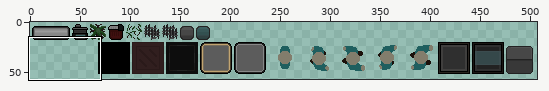
File history of a sprite sheet, res/gfx/graphics.png. The picture above shows the old version from afar; the outline marks the close-up.
Close-up. The starting point:
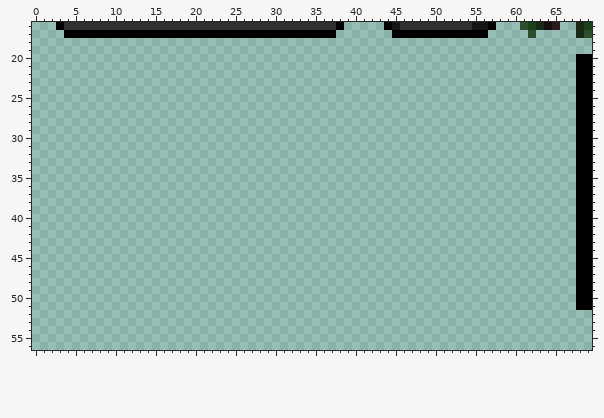
The file is 512x64 pixels. Colours within 5 levels of each other are drawn and written as one. Shown: x 0..69, y 16..56. The old version is drawn lined up with the new one. The wide view leaves out empty margins.
The same view after the edit:
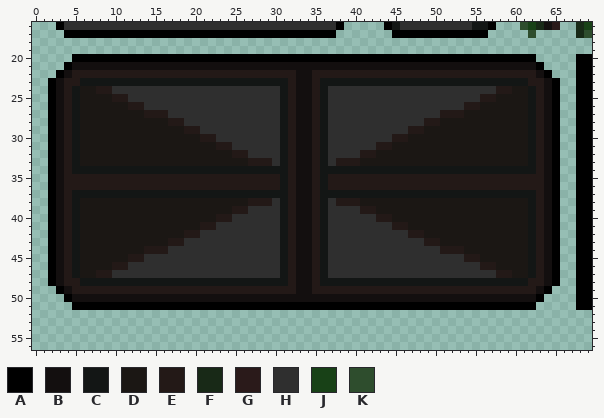
Palette (. is transparent): A #000000  B #130f0f  C #131615  D #1b1714  E #231917  F #182917  G #2a1a1a  H #2f2f2f  J #184117  K #2e4d2d
Changes in this commit:
drawings rearranged on the sheet (the old picture shows each at its new place)
Changed rows in their new state; - is an unchanged pixel.
first column x 2:
20 ---AAAAAAAAAAAAAAAAAAAAAAAAAAAAAAAAAAAAAAAAAAAAAAAAAAAAAAAAAA---
21 --ABBBBBBBBBBBBBBBBBBBBBBBBBBBBBBBBBBBBBBBBBBBBBBBBBBBBBBBBBBA--
22 -ABEEEEEEEEEEEEEEEEEEEEEEEEEEEEBBEEEEEEEEEEEEEEEEEEEEEEEEEEEEBA-
23 ABEECCCCCCCCCCCCCCCCCCCCCCCCCCEBBECCCCCCCCCCCCCCCCCCCCCCCCCCEEBA
24 ABECDDEEHHHHHHHHHHHHHHHHHHHHHCEBBECHHHHHHHHHHHHHHHHHHHHHEEDDCEBA
25 ABECDDDDEEHHHHHHHHHHHHHHHHHHHCEBBECHHHHHHHHHHHHHHHHHHHEEDDDDCEBA
26 ABECDDDDDDEEHHHHHHHHHHHHHHHHHCEBBECHHHHHHHHHHHHHHHHHEEDDDDDDCEBA
27 ABECDDDDDDDDEEEHHHHHHHHHHHHHHCEBBECHHHHHHHHHHHHHHEEEDDDDDDDDCEBA
28 ABECDDDDDDDDDDDEEHHHHHHHHHHHHCEBBECHHHHHHHHHHHHEEDDDDDDDDDDDCEBA
29 ABECDDDDDDDDDDDDDEEHHHHHHHHHHCEBBECHHHHHHHHHHEEDDDDDDDDDDDDDCEBA
30 ABECDDDDDDDDDDDDDDDEEHHHHHHHHCEBBECHHHHHHHHEEDDDDDDDDDDDDDDDCEBA
31 ABECDDDDDDDDDDDDDDDDDEEHHHHHHCEBBECHHHHHHEEDDDDDDDDDDDDDDDDDCEBA
32 ABECDDDDDDDDDDDDDDDDDDDEEHHHHCEBBECHHHHEEDDDDDDDDDDDDDDDDDDDCEBA
33 ABECDDDDDDDDDDDDDDDDDDDDDEEEHCEBBECHEEEDDDDDDDDDDDDDDDDDDDDDCEBA
34 ABECCCCCCCCCCCCCCCCCCCCCCCCCCCEBBECCCCCCCCCCCCCCCCCCCCCCCCCCCEBA
35 ABEEEEEEEEEEEEEEEEEEEEEEEEEEECEBBECEEEEEEEEEEEEEEEEEEEEEEEEEEEBA
36 ABEEEEEEEEEEEEEEEEEEEEEEEEEEECEBBECEEEEEEEEEEEEEEEEEEEEEEEEEEEBA
37 ABECCCCCCCCCCCCCCCCCCCCCCCCCCCEBBECCCCCCCCCCCCCCCCCCCCCCCCCCCEBA
38 ABECDDDDDDDDDDDDDDDDDDDDDEEEHCEBBECHEEEDDDDDDDDDDDDDDDDDDDDDCEBA
39 ABECDDDDDDDDDDDDDDDDDDDEEHHHHCEBBECHHHHEEDDDDDDDDDDDDDDDDDDDCEBA
40 ABECDDDDDDDDDDDDDDDDDEEHHHHHHCEBBECHHHHHHEEDDDDDDDDDDDDDDDDDCEBA
41 ABECDDDDDDDDDDDDDDDEEHHHHHHHHCEBBECHHHHHHHHEEDDDDDDDDDDDDDDDCEBA
42 ABECDDDDDDDDDDDDDEEHHHHHHHHHHCEBBECHHHHHHHHHHEEDDDDDDDDDDDDDCEBA
43 ABECDDDDDDDDDDDEEHHHHHHHHHHHHCEBBECHHHHHHHHHHHHEEDDDDDDDDDDDCEBA
44 ABECDDDDDDDDEEEHHHHHHHHHHHHHHCEBBECHHHHHHHHHHHHHHEEEDDDDDDDDCEBA
45 ABECDDDDDDEEHHHHHHHHHHHHHHHHHCEBBECHHHHHHHHHHHHHHHHHEEDDDDDDCEBA
46 ABECDDDDEEHHHHHHHHHHHHHHHHHHHCEBBECHHHHHHHHHHHHHHHHHHHEEDDDDCEBA
47 ABECDDEEHHHHHHHHHHHHHHHHHHHHHCEBBECHHHHHHHHHHHHHHHHHHHHHEEDDCEBA
48 ABEECCCCCCCCCCCCCCCCCCCCCCCCCCEBBECCCCCCCCCCCCCCCCCCCCCCCCCCEEBA
49 -ABEEEEEEEEEEEEEEEEEEEEEEEEEEEEBBEEEEEEEEEEEEEEEEEEEEEEEEEEEEBA-
50 --ABBBBBBBBBBBBBBBBBBBBBBBBBBBBBBBBBBBBBBBBBBBBBBBBBBBBBBBBBBA--
51 ---AAAAAAAAAAAAAAAAAAAAAAAAAAAAAAAAAAAAAAAAAAAAAAAAAAAAAAAAAA---
Pixel boxes of the changes (left, top, right, bottom) in both close-ups:
added: (48, 54, 560, 310)
